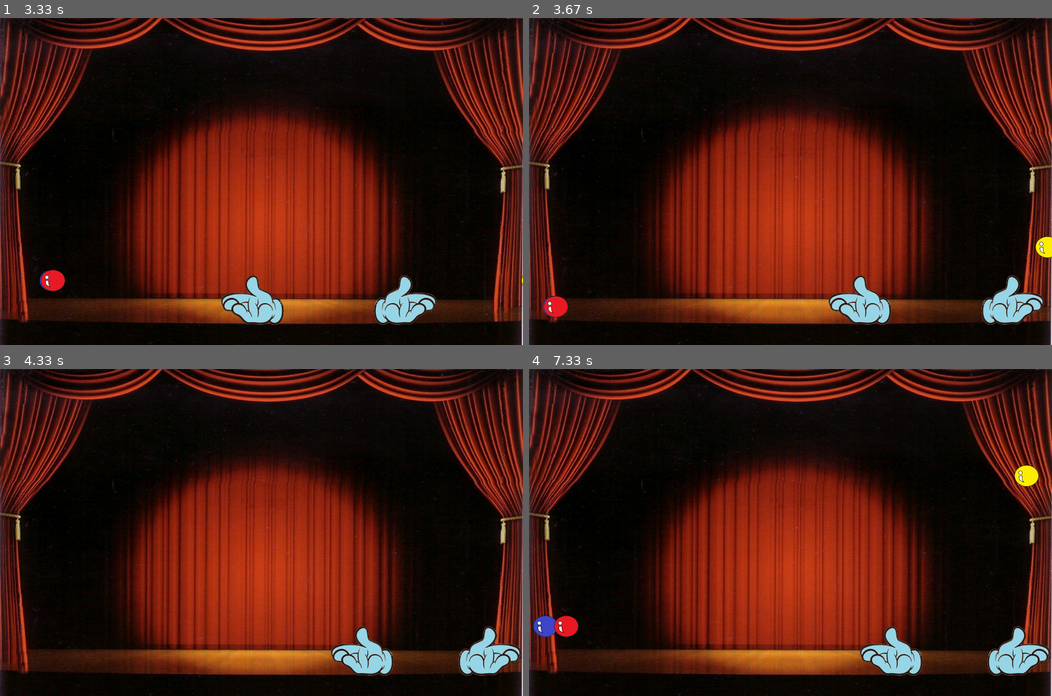
Above: before the commit, frames 1-4 (two rows, left to right).
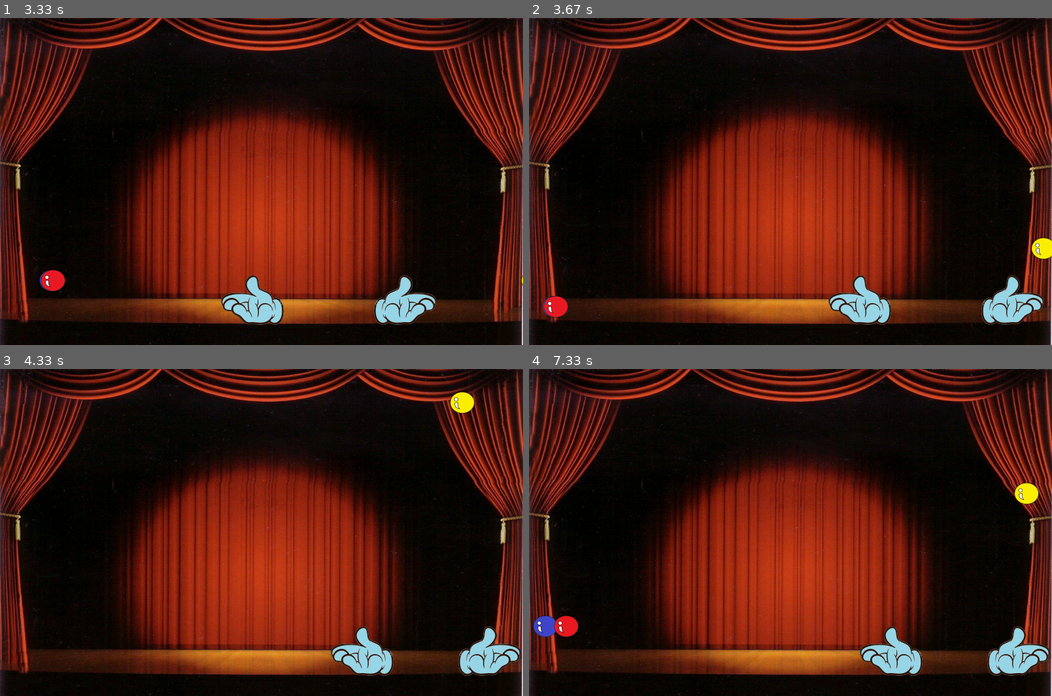
Above: after the commit, the same moments.

Repository: finziamit/PyGame
Game: pygame game, started from 2nd game/Juggle.py
The game is run twice, just before and just after one commit, with the same random seed, the same clock (stepped at 60 frames per second) and the same inputs.
Inputs:
- Up to frame 1 (3.33 s): tap Space at 0.33 s; hold Left 0.67-1.2 s; hold Left 1.23-1.63 s; hold A 1.23-1.63 s; hold Right 1.67-2.3 s; hold D 1.67-2.3 s; hold Left 2.33-2.8 s; hold A 2.33-2.8 s; hold Right 2.83-3.3 s; hold D 2.83-3.3 s
- Up to frame 2 (3.67 s): hold Right from 3.33 s (still down); hold D from 3.33 s (still down)
- Up to frame 3 (4.33 s): release Right at 3.8 s; release D at 3.8 s
- Up to frame 4 (7.33 s): tap Space at 4.4 s; hold Left 4.73-5.13 s; hold A 4.73-5.13 s; hold Right 5.17-5.8 s; hold D 5.17-5.8 s; hold Left 5.83-6.3 s; hold A 5.83-6.3 s; hold Right 6.33-6.8 s; hold D 6.33-6.8 s; hold Right 6.83-7.3 s; hold D 6.83-7.3 s

Frame 1 is identical in both runs. In frame 2, 0.1% of the frame differs, in the area x 96-100%, y 66-74%; in frame 3, 0.2%; in frame 4, 0.5%, in the area x 92-98%, y 29-42%.

Commit message:
Update ball movement

Diff:
--- a/2nd game/Juggle.py
+++ b/2nd game/Juggle.py
@@ -80,13 +80,16 @@
             self.__rect.y += 1
             if self.__rect.x >= 800 or self.__rect.x <= 0: self.__direction *= -1
             self.__rect.x += self.__direction
+
         else:
-            if self.__rect.top > 800:
-                self.__rect.top = 800
+            if self.__rect.top > 800: self.__ball_gravity = 0
             if self.__ball_gravity < 2: self.__ball_gravity += 0.1
+
             self.__rect.y += self.__ball_gravity
+
             if self.__rect.right >= 800: self.__direction = -1
             if self.__rect.left <= 0: self.__direction = 1
+
             self.__rect.x += self.__direction * self.__speed
 
 
@@ -163,12 +166,12 @@
                         for ball in balls:
                             ball.first_touch = True
                             start_point = (choice(range(350,450)), 40)
-                            ball.rect.midleft=start_point #(400,40)
+                            ball.rect.midleft=start_point
                             ball.ball_gravity = 0
                             ball.direction = choice([-1, 1])
                             ball.speed = 1
-
         # end of the event handler
+
         if game_active:
             # ball movement
             for ball in balls: ball.move_ball()
@@ -193,14 +196,9 @@
             for ball in balls:
                 if left_hand.rect.colliderect(ball.rect) or right_hand.rect.colliderect(ball.rect):
                     ball.first_touch = False
-                    if ball.rect.x >= 750:
-                        ball.direction = -1
-                    elif ball.rect.x <=50:
-                        ball.direction = 1
-                    else:
-                        ball.direction = choice([-1, 1])
-                    ball.speed = choice(range(1,4)) / 2
-                    ball.ball_gravity = choice(range(9,12)) * -1
+                    ball.direction = choice([-1, 1])
+                    ball.speed = choice(range(2,4)) / 2
+                    ball.ball_gravity = choice(range(8,11)) * -1
                     ball.move_ball()
 
             screen.blit(background_surface, (0, 0))
@@ -212,6 +210,10 @@
         else: # if game is not active
             screen.fill(game_deactivated_screen_color)
             screen.blit(instructions_text_surface, instructions_text_rect)
+            move_right_hand_right = False
+            move_right_hand_left = False
+            move_left_hand_right = False
+            move_left_hand_left = False
         display.update()
         clock.tick(240)
     # end of while loop
